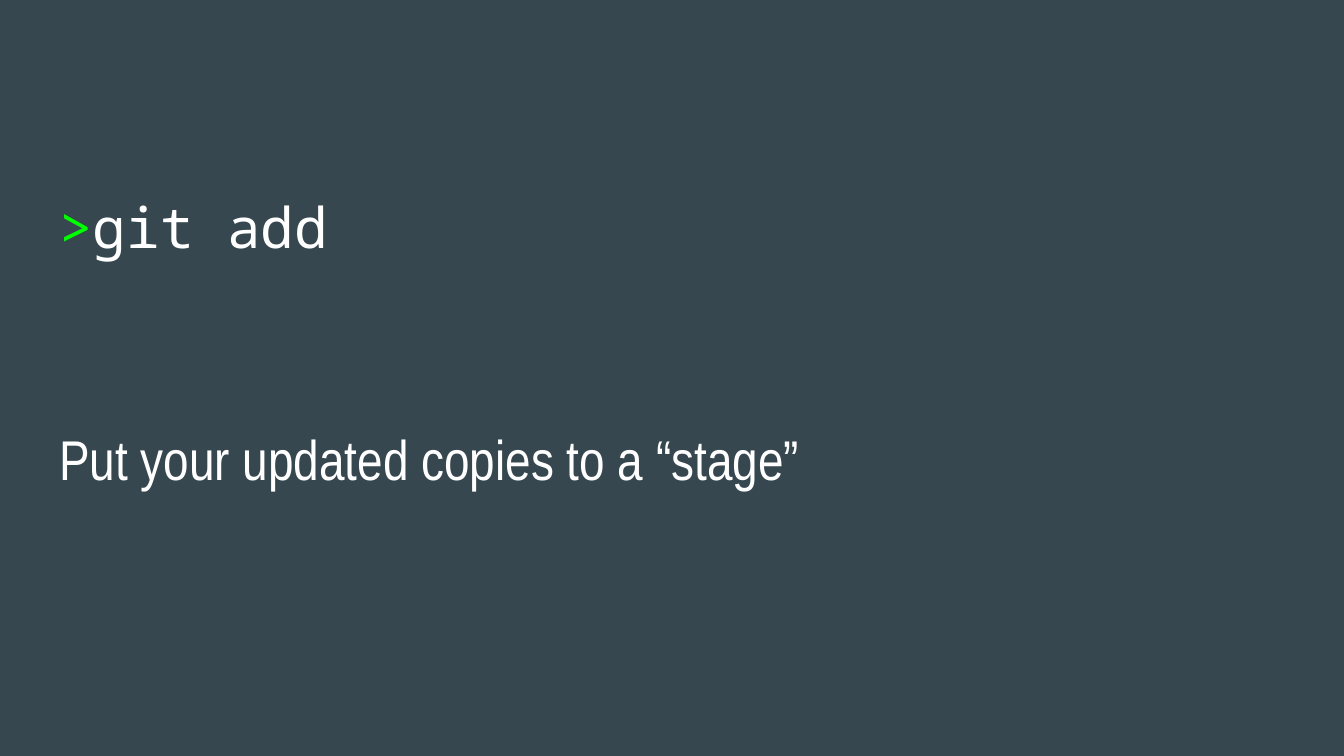
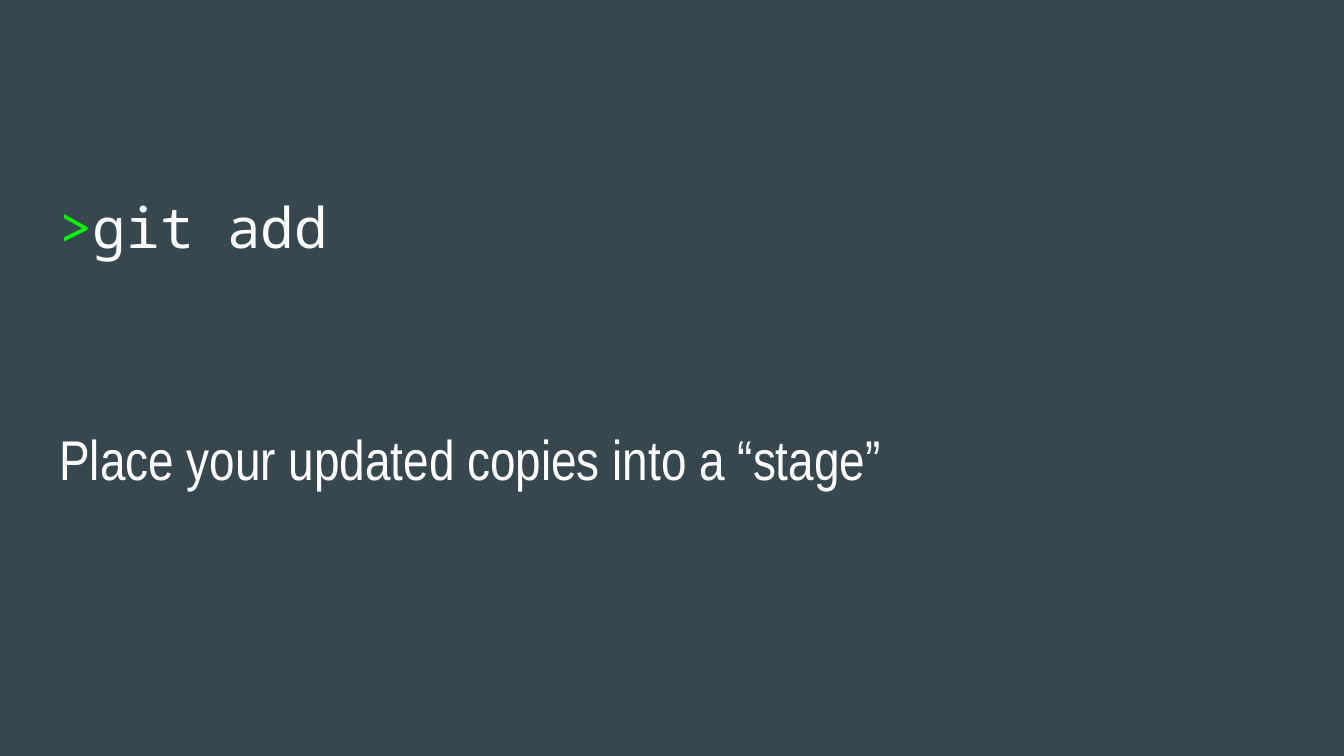
Before and after one commit to katannyak/WorkshopMaterials, a slide deck: slide 23 of git/hwt_study_git_intro.pptx. Drawn at 1344x756 pixels with LibreOffice and Linux fonts; fonts in the diff are those of the drawing. Boxes give left, top, right and bottom in pixels: in the first picture for what was removed or moved away, otherwise in the second. Text is boxed around its words. In the diff, an @@ line names an element or a change of style, - is before the commit and + after.

```diff
--- a/git/hwt_study_git_intro.pptx
+++ b/git/hwt_study_git_intro.pptx
@@ text at (59, 439, 881, 490): text changed @@
-Put your updated copies to a “stage”
+Place your updated copies into a “stage”
```
Also in this commit, not shown: 14 other slides changed, 5 slides added, 1 slide removed, 1 other file.
